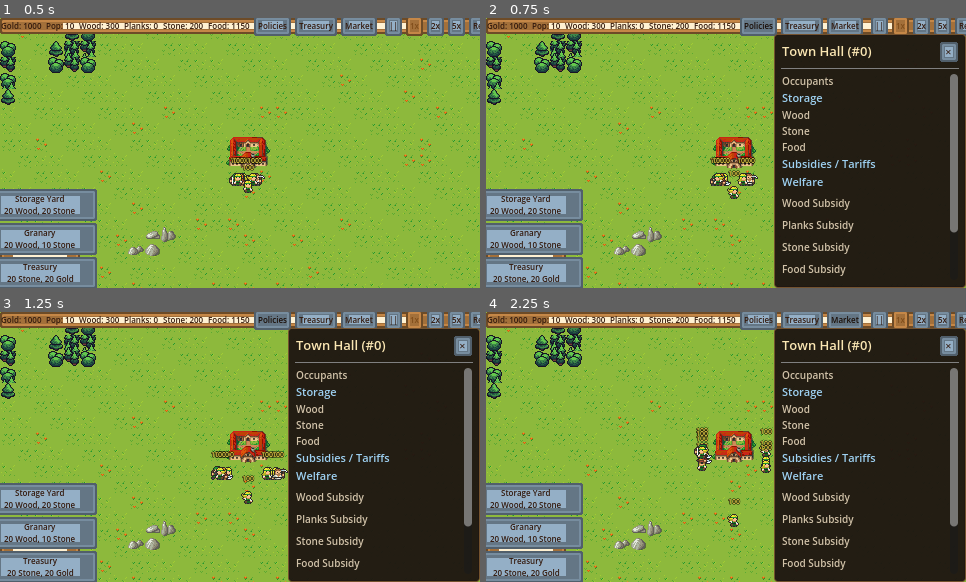
Above: before the commit, frames 1-4 (two rows, left to right).
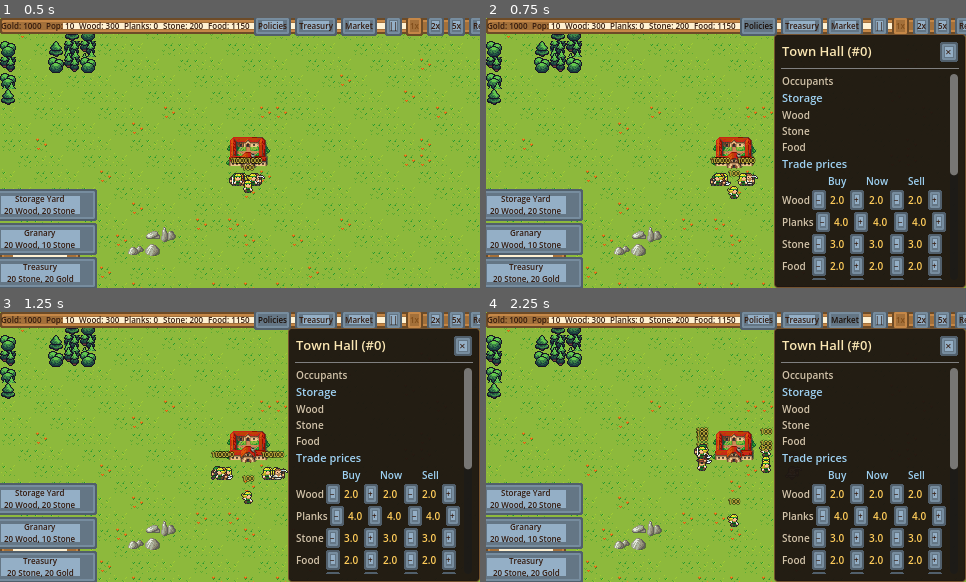
Above: after the commit, the same moments.

Repository: stierk/freepeople
Game: Godot game, scene res://scenes/main/Main.tscn
The game is run twice, just before and just after one commit, with the same random seed, the same clock (stepped at 60 frames per second) and the same inputs.
Inputs:
- Up to frame 1 (0.5 s): no input
- Up to frame 2 (0.75 s): click "Policies" at 0.5 s
- Up to frame 3 (1.25 s): no input
- Up to frame 4 (2.25 s): click "Treasury" at 1.25 s; click "Market" at 2 s

Frame 1 is identical in both runs. In frame 2, 5.9% of the frame differs, in the area x 61-99%, y 52-98%; in frame 3, 5.9%; in frame 4, 5.9%.

Commit message:
M34: make the crown's price lever actually reach profession scoring
The player's food Sell price had no effect on anything, for two structural
reasons rather than a balance one:

1. The Town Hall was deliberately denied TradeData to keep floor == ceil ==
   base price. But Storage Yard and Granary are player-placeable only
   (GAME_DESIGN §5), so the Town Hall is the ONLY exchange an unattended run
   will ever have - meaning the settlement had no settable price at all until
   the player hand-built a Granary. TradeData._init seeds both prices from
   BASE_PRICES, so attaching one is behavior-identical at defaults; the
   fixed-average behavior still holds, it is just no longer mandatory.
   Deliberately NOT added to TRADE_BUILDING_TYPES: Main.gd uses that array
   for "first of type is free" and the Town Hall is not player-placeable.

2. get_all_storages_for_good filtered on GRANARY xor STORAGE_YARD with no
   Town Hall fallback, unlike get_granary()/get_storage_yard() which both
   have one. So get_market_price returned the flat base price forever and the
   profit term in EconomyManager._appeal was identically 0 for every good -
   price_FOOD reads 2.00 on every row of every recorded run. Now a capability
   check (exchange carries the good), mirroring MarketManager._market_buildings.

Adds --turbo-food-price=<x> to verify it end to end. At --turbo-seed=42 the
lever now matches the closed form exactly once crowding is divided out:

  price  price_FOOD  hunters@d2  appeal/crowding  predicted
  2.0       2.00          1           0.120         0.120
  4.0       4.00          5           0.521         0.520
  6.0       6.00          7           0.918         0.920

where predicted = (urgency + PROFIT_WEIGHT*(x/base - 1) + IDLE_BASELINE)
* HUNT_FOOD_WEIGHT. Behavior at defaults is unchanged.

The lever has a real downside, as it should: crown_ask is also what eaters
pay, so price 6.0 bankrupts the population and the run DIES on day 25 (2.0
and 4.0 both survive to 60). It is a policy tradeoff, not a free win.

Also carries the crown's prices over in _transfer_town_hall_stock, so a
player who tuned the food price no longer loses it the moment they build the
Granary that takes the stock over, and adds the SaveLoadManager fallback so
pre-M34 saves do not restore a null trade_data on the Town Hall.

Co-Authored-By: Claude Opus 5 <noreply@anthropic.com>

Diff:
--- a/scenes/ui/HUD.gd
+++ b/scenes/ui/HUD.gd
@@ -43,7 +43,12 @@
 	restart_confirm_dialog.confirmed.connect(_on_restart_confirmed)
 
 	# M26: economy quick-access buttons. Policy lives at the Town Hall, tax/prices at the Treasury,
-	# the trade table + price chart at the Storage Yard (starter exchange, always exists).
+	# the trade table + price chart at the Storage Yard.
+	# M34: get_storage_yard() falls back to the Town Hall, which used to have no TradeData — so
+	# before a Storage Yard was built this button opened a panel with no trade table at all. The
+	# Town Hall now has one, so it works from day one. Remaining gap: once a Storage Yard exists the
+	# fallback stops and this button shows wood/planks/stone only, i.e. food prices are then only
+	# reachable by clicking the Granary/Town Hall directly.
 	policy_button.pressed.connect(func() -> void: building_info_requested.emit(BuildingManager.get_town_hall()))
 	treasury_button.pressed.connect(func() -> void: building_info_requested.emit(BuildingManager.get_treasury()))
 	market_button.pressed.connect(func() -> void: building_info_requested.emit(BuildingManager.get_storage_yard()))
--- a/scenes/world/World.gd
+++ b/scenes/world/World.gd
@@ -312,6 +312,14 @@
 		if amount > 0.0:
 			town_hall.community_stock[good] = 0.0
 			instance.community_stock[good] = instance.community_stock.get(good, 0.0) + amount
+		# M34: carry the crown's prices over with the stock. The Town Hall has had its own
+		# TradeData since M34, so without this a player who tuned e.g. the food price would
+		# silently lose that policy the moment they built the Granary that takes the stock over.
+		if town_hall.trade_data != null and instance.trade_data != null:
+			instance.trade_data.buy_price[good] = town_hall.trade_data.buy_price.get(
+				good, Goods.BASE_PRICES.get(good, 1.0))
+			instance.trade_data.sell_price[good] = town_hall.trade_data.sell_price.get(
+				good, Goods.BASE_PRICES.get(good, 1.0))
 
 
 func _spawn_initial_inhabitants() -> void:
--- a/scripts/autoload/BuildingManager.gd
+++ b/scripts/autoload/BuildingManager.gd
@@ -77,14 +77,22 @@
 	elif def.type == BuildingDef.BuildingType.GRANARY:
 		instance.exchange = MarketExchange.new()
 		instance.exchange.setup(instance, GRANARY_GOODS)
-	# The Town Hall acts as storage yard + granary in one: its own exchange across all
-	# goods, but NO TradeData. This keeps floor == ceil == base price, so it buys and
-	# sells at a fixed average price and has no adjustable min/max bounds.
+	# The Town Hall acts as storage yard + granary in one: its own exchange across all goods.
 	# It additionally carries the global economic policy (subsidy/tariff, basic income).
+	# M34: it now also gets TradeData. It used to be denied one deliberately, to keep
+	# floor == ceil == base price — but since Storage Yard/Granary are player-placeable only
+	# (GAME_DESIGN §5), the Town Hall is the ONLY exchange an unattended run will ever have, so
+	# withholding it meant the settlement had no reachable price lever at all and crown_ask/crown_bid
+	# stayed pinned to BASE_PRICES forever (which also capped every producer lot via
+	# _seller_offer_price). TradeData._init seeds both prices from BASE_PRICES, so the fixed-average
+	# behaviour the old comment describes still holds at defaults — it is simply no longer mandatory.
+	# NOTE: deliberately NOT added to TRADE_BUILDING_TYPES — Main.gd uses that array for
+	# "first building of this type is free", and the Town Hall is not player-placeable.
 	elif def.type == BuildingDef.BuildingType.TOWN_HALL:
 		instance.exchange = MarketExchange.new()
 		instance.exchange.setup(instance, TOWN_HALL_GOODS)
 		instance.policy = PolicyData.new()
+		instance.trade_data = TradeData.new()
 	buildings.append(instance)
 	return instance
 
@@ -261,11 +269,15 @@
 	return 0.0
 
 
-## M20: all exchanges (storage/granary) that carry a specific good.
+## M20: all exchanges that carry a specific good.
+## M34: capability check instead of the old type-only filter (GRANARY xor STORAGE_YARD), which had
+## no Town Hall fallback even though get_granary()/get_storage_yard() both have one. Since both of
+## those buildings are player-placeable only, an unattended run has nothing but the Town Hall — so
+## get_market_price() returned the flat BASE_PRICE forever, which pinned the profit term in
+## EconomyManager._appeal at exactly 0 for every good (observed: price_FOOD = 2.00 on every row of
+## every recorded run). Mirrors MarketManager._market_buildings(), which already includes the Town Hall.
 func get_all_storages_for_good(good: int) -> Array:
-	var is_food: bool = good in GRANARY_GOODS
-	var type := BuildingDef.BuildingType.GRANARY if is_food else BuildingDef.BuildingType.STORAGE_YARD
-	return get_buildings_by_type(type).filter(func(b): return b.exchange != null)
+	return buildings.filter(func(b): return b.exchange != null and b.exchange.goods.has(good))
 
 
 ## M20: average current market price of a good across all exchanges
--- a/scripts/autoload/SaveLoadManager.gd
+++ b/scripts/autoload/SaveLoadManager.gd
@@ -275,6 +275,11 @@
 		td.sell_price = _intify_keys(td_entry.get("sell_price", {}))
 		td.daily_tax = td_entry.get("daily_tax", 0.0)
 		b.trade_data = td
+	elif b.def.type == BuildingDef.BuildingType.TOWN_HALL:
+		# M34: save games written before the Town Hall had TradeData would restore it as null,
+		# making a loaded world behave differently from a fresh one. Same shape as the policy
+		# fallback below. Defaults come from BASE_PRICES, i.e. the pre-M34 fixed-average behaviour.
+		b.trade_data = TradeData.new()
 
 	# M20: restore Town Hall policy (or create fresh for old save games).
 	if entry.has("policy"):
@@ -294,7 +299,7 @@
 		b.exchange = MarketExchange.new()
 		b.exchange.setup(b, BuildingManager.GRANARY_GOODS)
 	elif b.def.type == BuildingDef.BuildingType.TOWN_HALL:
-		# Town Hall = storage yard + granary in one (fixed average price, no TradeData).
+		# Town Hall = storage yard + granary in one (M34: with TradeData, restored above).
 		b.exchange = MarketExchange.new()
 		b.exchange.setup(b, BuildingManager.TOWN_HALL_GOODS)
 
--- a/scripts/autoload/TurboRunner.gd
+++ b/scripts/autoload/TurboRunner.gd
@@ -30,6 +30,11 @@
 ## Town Hall as possible right after bootstrap – simulates a foresightful player's
 ## opening move for a balance test (see the storage-near-townhall scenario).
 var _place_storage := false
+## When >= 0 (--turbo-food-price=<x>), the crown's FOOD Sell price is set to <x> right after
+## bootstrap – the headless equivalent of a player moving that stepper in the Town Hall UI.
+## Exists to verify that the price lever actually reaches profession scoring (M34): the appeal of
+## the FOOD professions must rise by PROFIT_WEIGHT * (x / BASE_PRICES[FOOD] - 1).
+var _food_price := -1.0
 
 
 func _ready() -> void:
@@ -42,6 +47,8 @@
 			_step_seconds = float(a.substr(13))
 		elif a == "--turbo-storage":
 			_place_storage = true
+		elif a.begins_with("--turbo-food-price="):
+			_food_price = float(a.substr(19))
 		elif a.begins_with("--turbo-seed="):
 			# M34: seed the global RNG so a turbo run is reproducible. Without this, World.gd
 			# calls WorldGrid.generate_terrain(randi()) on an engine-autoseeded RNG, so every
@@ -85,6 +92,13 @@
 	SimulationManager.speed_mode = SimulationManager.SpeedMode.NORMAL
 	if _place_storage:
 		_place_storage_near_townhall()
+	if _food_price >= 0.0:
+		var th := BuildingManager.get_town_hall()
+		if th != null and th.trade_data != null:
+			th.trade_data.sell_price[Goods.GoodType.FOOD] = _food_price
+			print("[Turbo] crown FOOD Sell price set to %.2f" % _food_price)
+		else:
+			push_error("[Turbo] --turbo-food-price: Town Hall has no TradeData")
 	print("[Turbo] bootstrap ready (pop=%d), stepping..." % GameState.population_count())
 	_run_loop()
 
